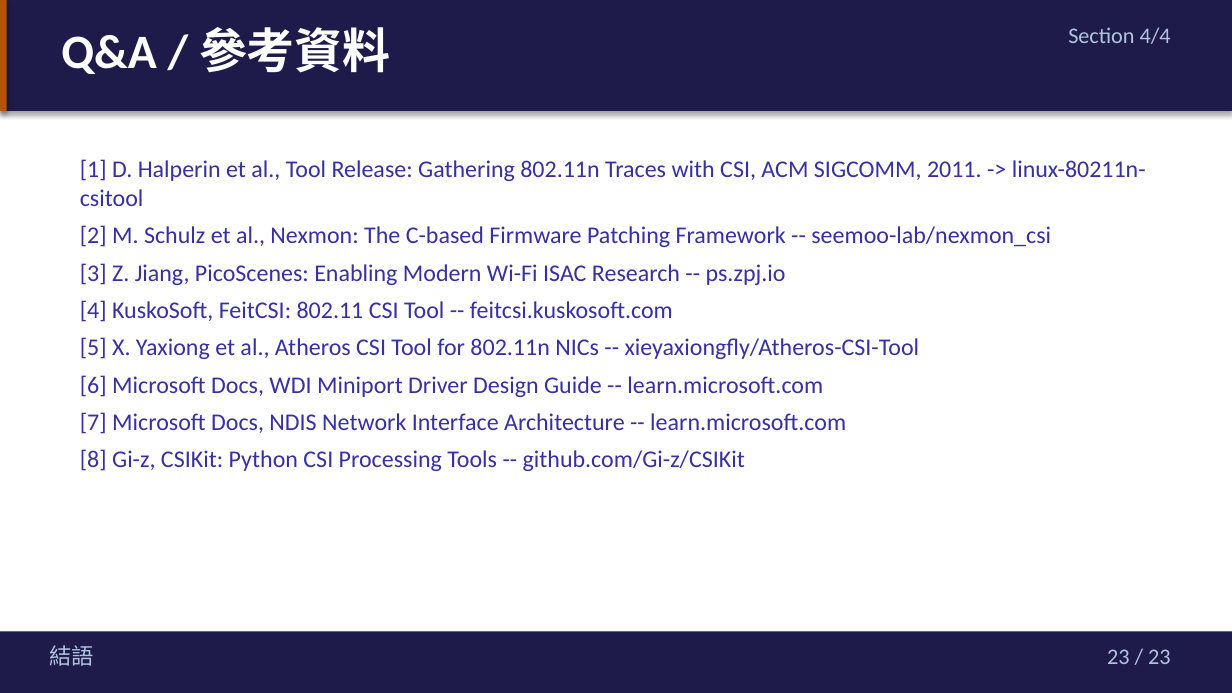
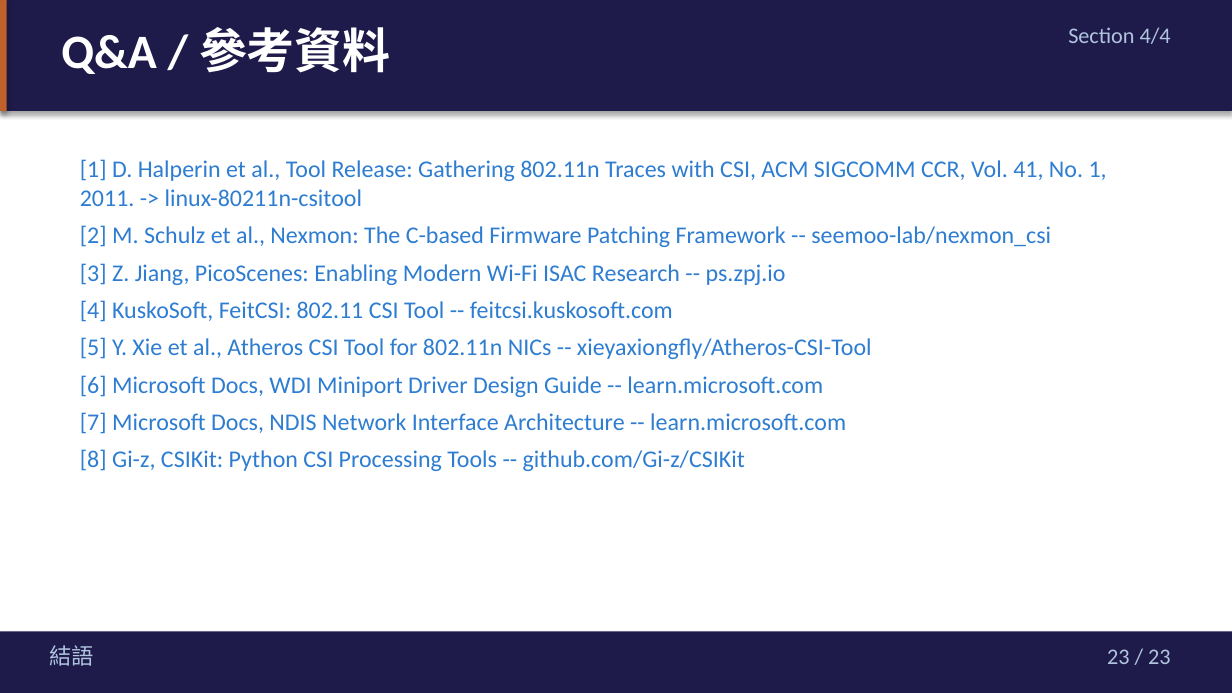
Before and after one commit to jacky92219-cell/network-ppt-project, a slide deck: slide 23 of output/network-card-csi-v5.2-midnight.pptx. Drawn at 1232x693 pixels with LibreOffice and Linux fonts; fonts in the diff are those of the drawing. Boxes give left, top, right and bottom in pixels: in the first picture for what was removed or moved away, otherwise in the second. Text is boxed around its words. In the diff, an @@ line names an element or a change of style, - is before the commit and + after.

```diff
--- a/output/network-card-csi-v5.2-midnight.pptx
+++ b/output/network-card-csi-v5.2-midnight.pptx
@@ rectangle at <box>0,0,7,111</box>: fill #B45309 to #C0602A @@
@@ text at <box>80,159,1107,206</box>: text changed; text colour #3730A3 to #2E7DD1 @@
-[1] D. Halperin et al., Tool Release: Gathering 802.11n Traces with CSI, ACM SIGCOMM, 2011. -> linux-80211n-csitool
+[1] D. Halperin et al., Tool Release: Gathering 802.11n Traces with CSI, ACM SIGCOMM CCR, Vol. 41, No. 1, 2011. -> linux-80211n-csitool
@@ text at <box>80,225,1051,471</box>: text colour #3730A3 to #2E7DD1 in "[2] M. Schulz et al., Nexmon: The ...", "[3] Z. Jiang, PicoScenes: Enabling Modern Wi-Fi ...", "[4] KuskoSoft, FeitCSI: 802.11 CSI Tool -- ...", "[6] Microsoft Docs, WDI Miniport Driver Design ..." and 2 more places @@
@@ text at <box>80,337,872,359</box>: text changed; text colour #3730A3 to #2E7DD1 @@
-[5] X. Yaxiong et al., Atheros CSI Tool for 802.11n NICs -- xieyaxiongfly/Atheros-CSI-Tool
+[5] Y. Xie et al., Atheros CSI Tool for 802.11n NICs -- xieyaxiongfly/Atheros-CSI-Tool
```
Also in this commit, not shown: 22 other slides changed, 1 other file.
